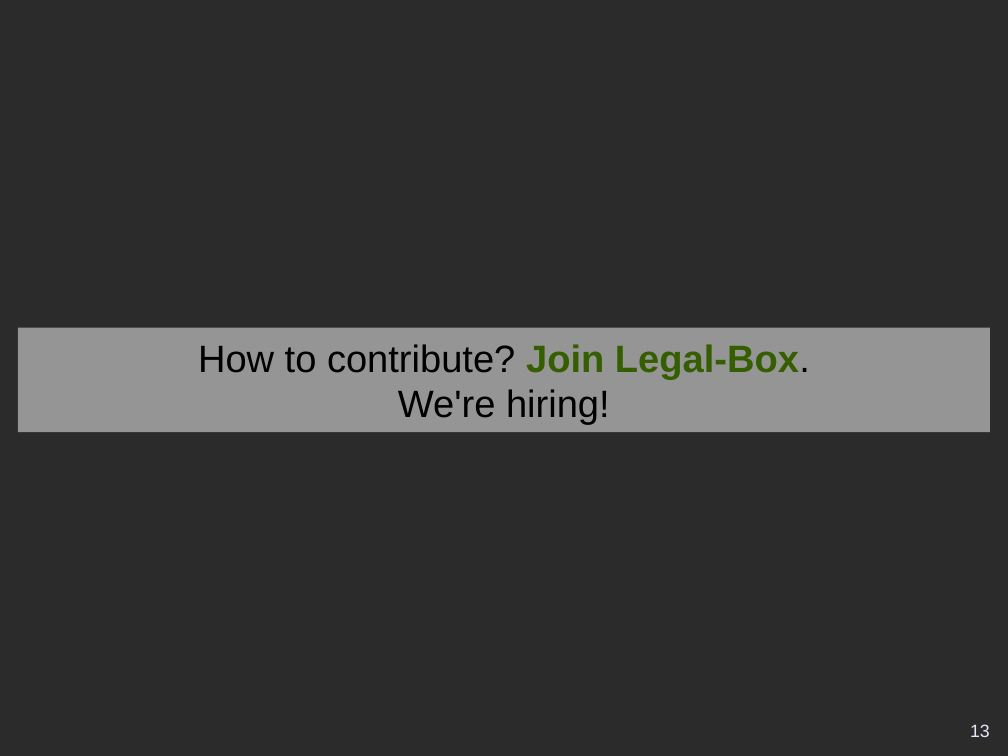
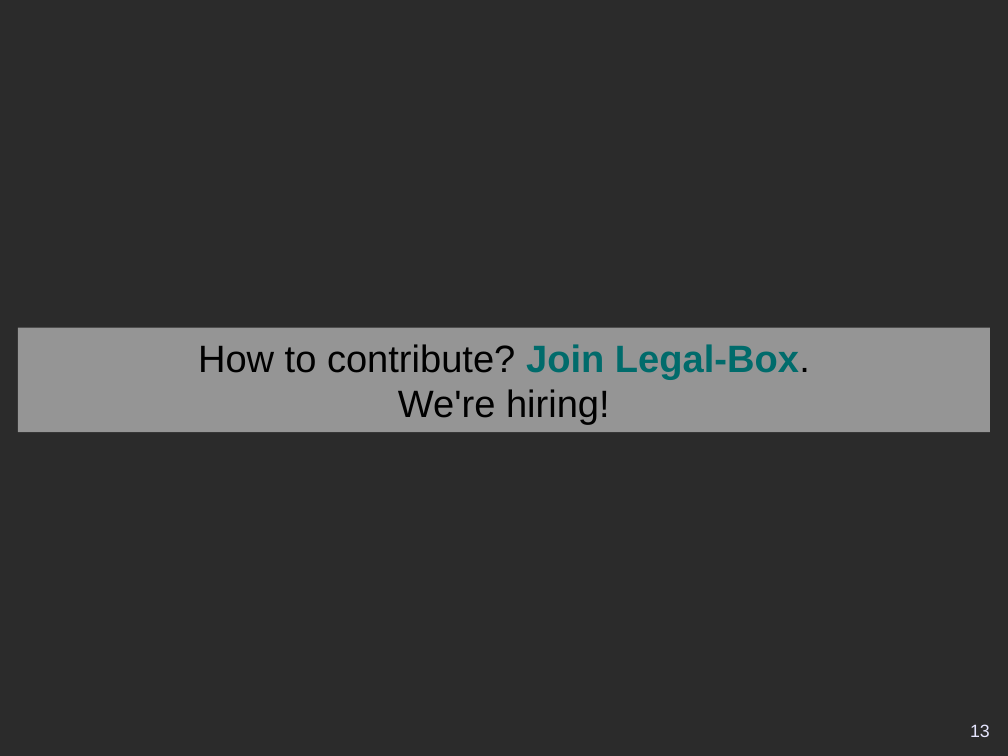
Before and after one commit to eric-brechemier/introduction_to_lb_js_scalableApp, a slide deck: slide 13 of introduction_to_lb_js_scalableApp.odp. Drawn at 1008x756 pixels with LibreOffice and Linux fonts; fonts in the diff are those of the drawing; background and template pictures are left out; a plain dark background stands for a picture behind light text. Boxes give left, top, right and bottom in pixels: in the first picture for what was removed or moved away, otherwise in the second. Text is boxed around its words. In the diff, an @@ line names an element or a change of style, - is before the commit and + after.

```diff
--- a/introduction_to_lb_js_scalableApp.odp
+++ b/introduction_to_lb_js_scalableApp.odp
@@ title "How to contribute? Join Legal-Box. ..." at <box>18,327,991,432</box>: text colour #355E00 to #006B6B in "Join Legal-Box." @@
```
Also in this commit, not shown: 5 other slides changed, 1 slide added, 1 slide removed.
